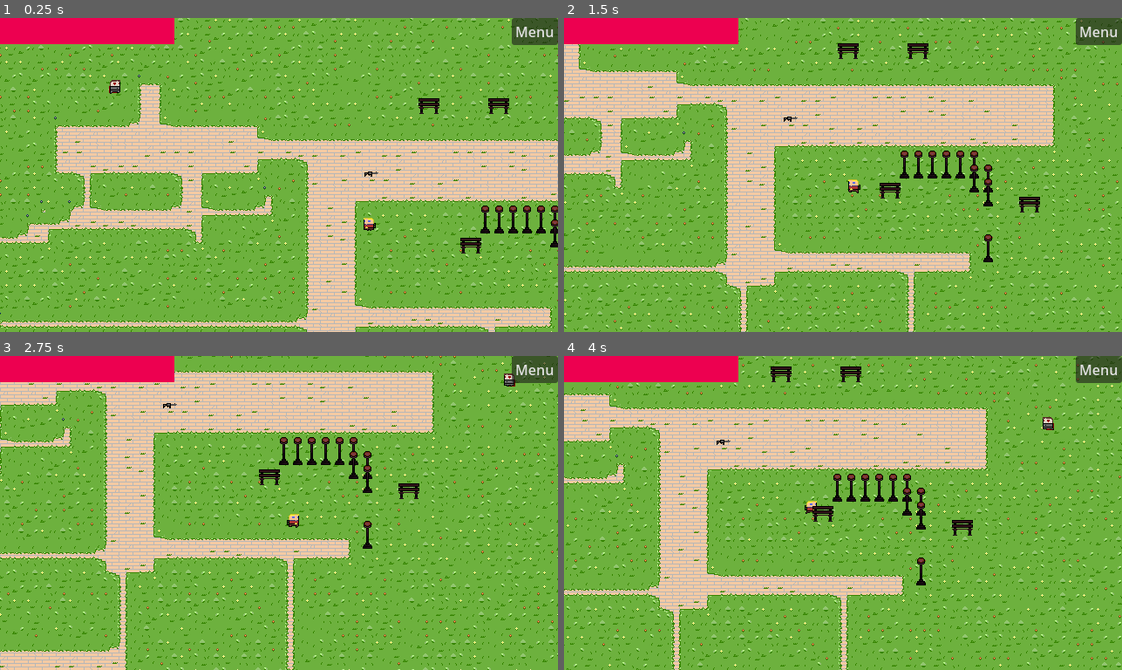
Above: before the commit, frames 1-4 (two rows, left to right).
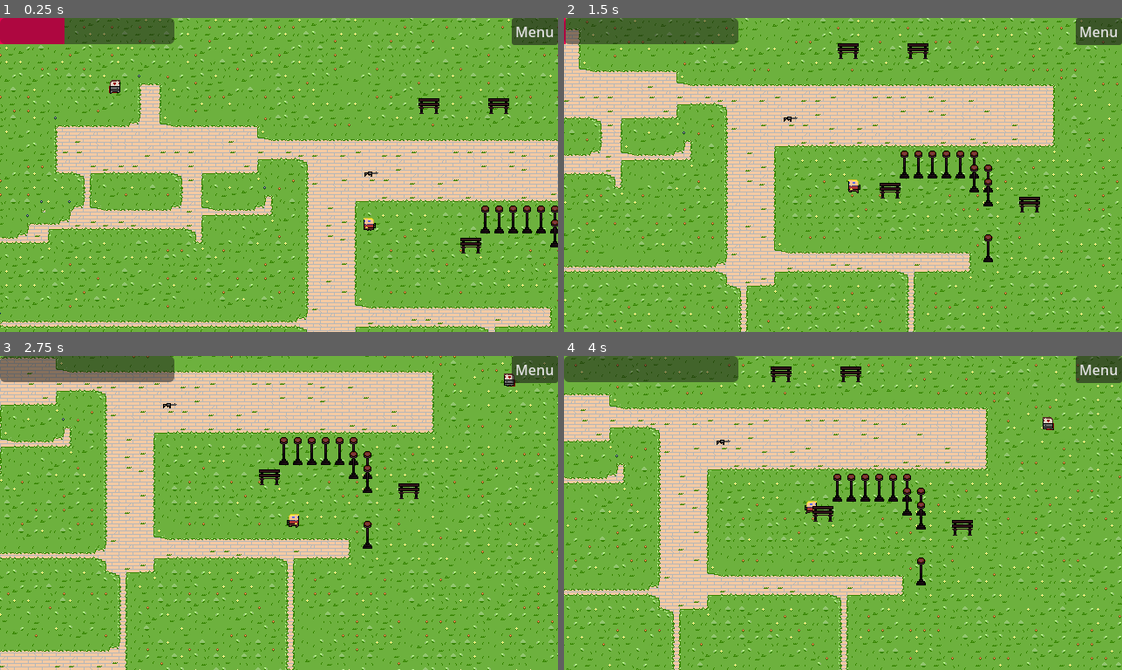
Above: after the commit, the same moments.

Repository: TheRubeThing/LudumDate54
Game: Godot game, scene res://Assets/Levels/Playgrounds/enemy_test.tscn
The game is run twice, just before and just after one commit, with the same random seed, the same clock (stepped at 60 frames per second) and the same inputs.
Inputs (mouse positions are in pixels of both pictures, inside the frame that each line leads up to):
- Up to frame 1 (0.25 s): no input
- Up to frame 2 (1.5 s): move the mouse to (965, 159) at 0.52 s; hold D (D_right) 0.53-1.28 s; click (965, 159) at 0.6 s; move the mouse to (731, 190) at 1.27 s; hold S (S_down) from 1.28 s (still down); right-click (731, 190) at 1.35 s
- Up to frame 3 (2.75 s): move the mouse to (334, 443) at 2.02 s; release S (S_down) at 2.03 s; hold D (D_right) from 2.03 s (still down); click (334, 443) at 2.1 s
- Up to frame 4 (4 s): move the mouse to (815, 575) at 2.77 s; release D (D_right) at 2.78 s; hold W (W_up) 2.78-3.53 s; right-click (815, 575) at 2.85 s; click (815, 575) at 2.92 s; move the mouse to (1010, 560) at 3.52 s; hold A (A_left) from 3.53 s (still down); click (1010, 560) at 3.6 s

The runs differ from the first frame. In frame 1, 2.6% of the frame differs, in the area x 0-32%, y 0-9%; in frame 2, 2.6%; in frame 3, 2.6%; in frame 4, 2.6%.

Commit message:
f: Enemy and projectile hitboxes

Diff:
--- a/Assets/Enteties/enemy.tscn
+++ b/Assets/Enteties/enemy.tscn
@@ -1,9 +1,11 @@
-[gd_scene load_steps=12 format=3 uid="uid://ca5umakj6jbdd"]
+[gd_scene load_steps=15 format=3 uid="uid://ca5umakj6jbdd"]
 
 [ext_resource type="Script" path="res://Assets/Scripts/enemy.gd" id="1_43sha"]
 [ext_resource type="Script" path="res://Assets/Enteties/CloseGuyBrain.gd" id="3_vj3i5"]
 [ext_resource type="Texture2D" uid="uid://d0e073t15tnav" path="res://Assets/Sprites/Sprite Sheets/Arg_Sheet.png" id="4_e676d"]
 [ext_resource type="Script" path="res://Assets/Scripts/DetectionRange.gd" id="4_enc4k"]
+[ext_resource type="Script" path="res://Assets/Scripts/HitBox.gd" id="5_3o3dc"]
+[ext_resource type="Script" path="res://Assets/Scripts/Stats.gd" id="6_ucqvr"]
 
 [sub_resource type="RectangleShape2D" id="RectangleShape2D_3dene"]
 
@@ -46,6 +48,8 @@
 "speed": 5.0
 }]
 
+[sub_resource type="RectangleShape2D" id="RectangleShape2D_6e77v"]
+
 [node name="Enemy" type="CharacterBody2D" groups=["ENEMIES"]]
 script = ExtResource("1_43sha")
 
@@ -69,5 +73,18 @@
 frame = 3
 frame_progress = 0.451446
 
+[node name="HitBox" type="Area2D" parent="."]
+script = ExtResource("5_3o3dc")
+
+[node name="HitBoxCollision" type="CollisionShape2D" parent="HitBox"]
+shape = SubResource("RectangleShape2D_6e77v")
+
+[node name="Stats" type="Node" parent="." node_paths=PackedStringArray("hit_box")]
+script = ExtResource("6_ucqvr")
+hit_box = NodePath("../HitBox")
+group = 1
+
 [connection signal="body_entered" from="DetectionRange" to="Brain" method="_on_detection_range_body_entered"]
 [connection signal="body_exited" from="DetectionRange" to="Brain" method="_on_detection_range_body_exited"]
+[connection signal="area_entered" from="HitBox" to="HitBox" method="_on_area_entered"]
+[connection signal="hit" from="HitBox" to="." method="_on_hit_box_hit"]
--- a/Assets/Scripts/HitBox.gd
+++ b/Assets/Scripts/HitBox.gd
@@ -13,6 +13,5 @@
 
 func _on_area_entered(area):
 	if area.is_in_group("PROJECTILES"):
-		print(area.rotation)
 		emit_signal("hit", area.dmg, area.get_position())
 		area.queue_free()
--- a/Assets/Scripts/enemy.gd
+++ b/Assets/Scripts/enemy.gd
@@ -40,6 +40,4 @@
 
 func _on_hit_box_hit(dmg_amount, dmg_pos):
 	var recoil_dir = (position - dmg_pos).normalized()
-	print(position)
-	print(dmg_pos)
 	_recoil(recoil_dir, dmg_amount)
--- a/Assets/Weapons/Bullet.tscn
+++ b/Assets/Weapons/Bullet.tscn
@@ -7,7 +7,7 @@
 radius = 8.0
 height = 18.0
 
-[node name="Bullet" type="Area2D"]
+[node name="Bullet" type="Area2D" groups=["PROJECTILES"]]
 texture_filter = 1
 script = ExtResource("1_qbkfh")
 
